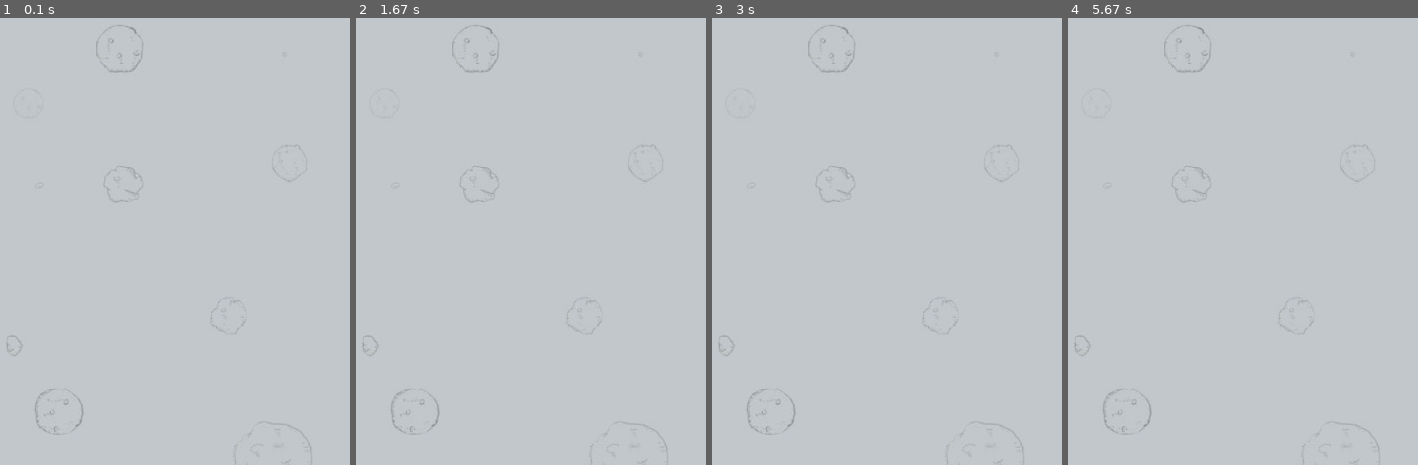
Above: before the commit, frames 1-4 (left to right).
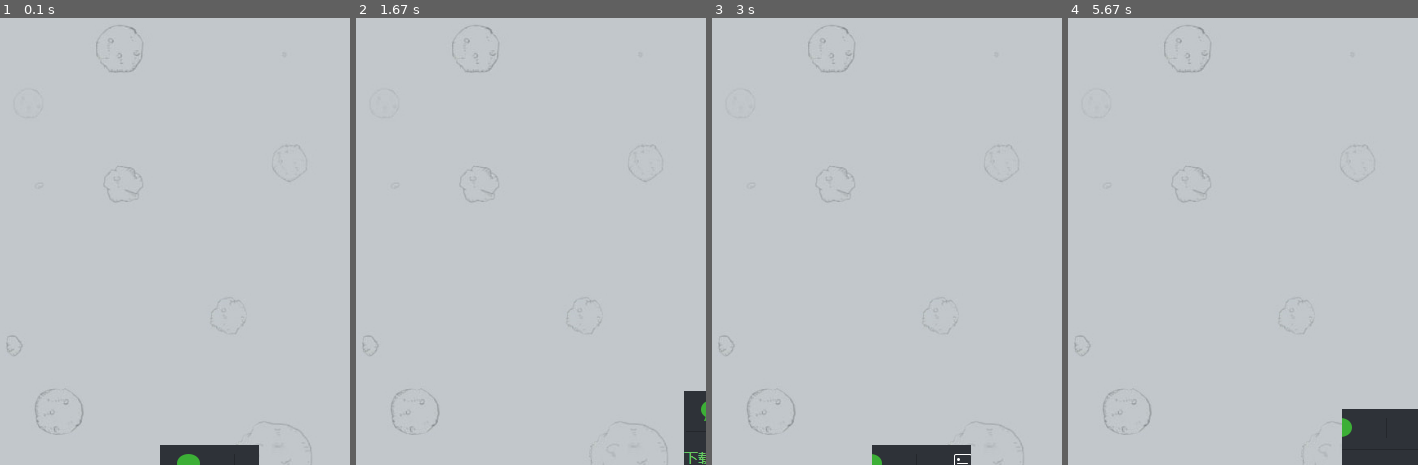
Above: after the commit, the same moments.

Repository: dalong000/Pygame
Game: pygame game, started from pygamedemo.py
Same seed, same stepped clock (60 frames per second), same inputs: the game is played once before the commit and once after it.
Inputs:
- Up to frame 1 (0.1 s): no input
- Up to frame 2 (1.67 s): hold Right 0.33-0.8 s; hold Up 0.83-1.13 s; hold Right 1.17-1.63 s
- Up to frame 3 (3 s): hold Left 1.67-2.2 s; hold Down 2.23-2.53 s; hold Left 2.57-2.97 s
- Up to frame 4 (5.67 s): hold Up 3-3.37 s; hold Right 3.4-4.03 s; hold Down 4.07-4.43 s; hold Left 4.47-4.93 s; hold Right 4.97-5.43 s; hold Up from 5.47 s (still down)

The runs differ from the first frame. In frame 1, 1.3% of the frame differs, in the area x 45-74%, y 95-100%; in frame 2, 1.0%; in frame 3, 1.3%; in frame 4, 2.7%, in the area x 78-100%, y 87-100%.

Commit message:
Increasing direction control(增加方向控制)

Diff:
--- a/pygamedemo.py
+++ b/pygamedemo.py
@@ -5,6 +5,12 @@
 #定义窗口分辨率
 SCREEN_WIDTH = 390
 SCREEN_HEIGHT = 520
+
+#周期变量
+ticks = 0
+#dict
+offset = {pygame.K_LEFT:0, pygame.K_RIGHT:0, pygame.K_UP:0, pygame.K_DOWN:0}
+
 #初始化游戏
 pygame.init()
 screen = pygame.display.set_mode([SCREEN_WIDTH, SCREEN_HEIGHT])#初始化窗口
@@ -12,10 +18,26 @@
 #载入背景
 background = pygame.image.load('resources/image/background.PNG')
 
+#载入资源图片
+shoot_img = pygame.image.load('resources/image/shoot.png')
+#使用subsurface剪切载入的图片
+hero1_rect = pygame.Rect(10,100,99,126)
+hero2_rect = pygame.Rect(40,100,99,126)
+hero1 = shoot_img.subsurface(hero1_rect)
+hero2 = shoot_img.subsurface(hero2_rect)
+hero_pos = [200 ,500]
+
 
 while True:
     #绘制背景
     screen.blit(background, (0,0))
+
+    if ticks % 50 < 25:
+        screen.blit(hero1,hero_pos)
+    else:
+        screen.blit(hero2,hero_pos)
+    ticks += 1
+
     #更新屏幕
     pygame.display.update()
     #处理游戏退出
@@ -24,3 +46,16 @@
         if event.type == pygame.QUIT:
             pygame.quit()
             exit()
+
+            #控制方向
+        if event.type == pygame.KEYDOWN:
+            if event.key in offset:
+                offset[event.key] = 3
+        elif event.type == pygame.KEYUP:
+            if event.key in offset:
+                offset[event.key] = 0
+
+
+    offset_x = offset[pygame.K_RIGHT] - offset[pygame.K_LEFT]
+    offset_y = offset[pygame.K_DOWN] - offset[pygame.K_UP]
+    hero_pos = [hero_pos[0] + offset_x, hero_pos[1] + offset_y]
--- /dev/null
+++ b/test.py
@@ -0,0 +1,71 @@
+import pygame  # 导入pygame库
+from pygame.locals import *  # 导入pygame库中的一些常量
+from sys import exit  # 导入sys库中的exit函数
+
+# 定义窗口的分辨率
+SCREEN_WIDTH = 390
+SCREEN_HEIGHT = 520
+
+ticks = 0
+# dict == new add ==
+offset = {pygame.K_LEFT: 0, pygame.K_RIGHT: 0, pygame.K_UP: 0, pygame.K_DOWN: 0}
+# dict == new add ==
+
+# 初始化游戏
+pygame.init()  # 初始化pygame
+screen = pygame.display.set_mode([SCREEN_WIDTH, SCREEN_HEIGHT])  # 初始化窗口
+pygame.display.set_caption('This is my first pygame-program')  # 设置窗口标题
+
+# 载入背景图
+background = pygame.image.load('resources/image/background.png')
+
+# 载入飞机图片
+shoot_img = pygame.image.load('resources/image/shoot.png')
+# 用subsurface剪切读入的图片
+hero1_rect = pygame.Rect(10, 100, 99, 126)
+hero2_rect = pygame.Rect(40, 100, 99, 126)
+hero1 = shoot_img.subsurface(hero1_rect)
+hero2 = shoot_img.subsurface(hero2_rect)
+hero_pos = [200, 500]
+
+# 事件循环(main loop)
+while True:
+
+    # 绘制背景
+    screen.blit(background, (0, 0))
+
+    # 绘制飞机
+    if ticks % 50 < 25:
+        screen.blit(hero1, hero_pos)
+    else:
+        screen.blit(hero2, hero_pos)
+    ticks += 1  # python已略去自增运算符
+
+    # 更新屏幕
+    pygame.display.update()
+
+    # 处理游戏退出
+    # 从消息队列中循环取
+    for event in pygame.event.get():
+        if event.type == pygame.QUIT:
+            pygame.quit()
+            exit()
+
+        # Python中没有switch-case 多用字典类型替代
+        # 控制方向 == new add ==
+        if event.type == pygame.KEYDOWN:
+            if event.key in offset:
+                offset[event.key] = 3
+        elif event.type == pygame.KEYUP:
+            if event.key in offset:
+                offset[event.key] = 0
+
+        # part 1
+        # offset_x = offset[pygame.K_RIGHT] - offset[pygame.K_LEFT]
+        # offset_y = offset[pygame.K_DOWN] - offset[pygame.K_UP]
+        # hero_pos = [hero_pos[0] + offset_x, hero_pos[1] + offset_y]
+    # part 2
+    offset_x = offset[pygame.K_RIGHT] - offset[pygame.K_LEFT]
+    offset_y = offset[pygame.K_DOWN] - offset[pygame.K_UP]
+    hero_pos = [hero_pos[0] + offset_x, hero_pos[1] + offset_y]
+    # 控制方向 == new add ==
Binary file added: resources/image/shoot.png
